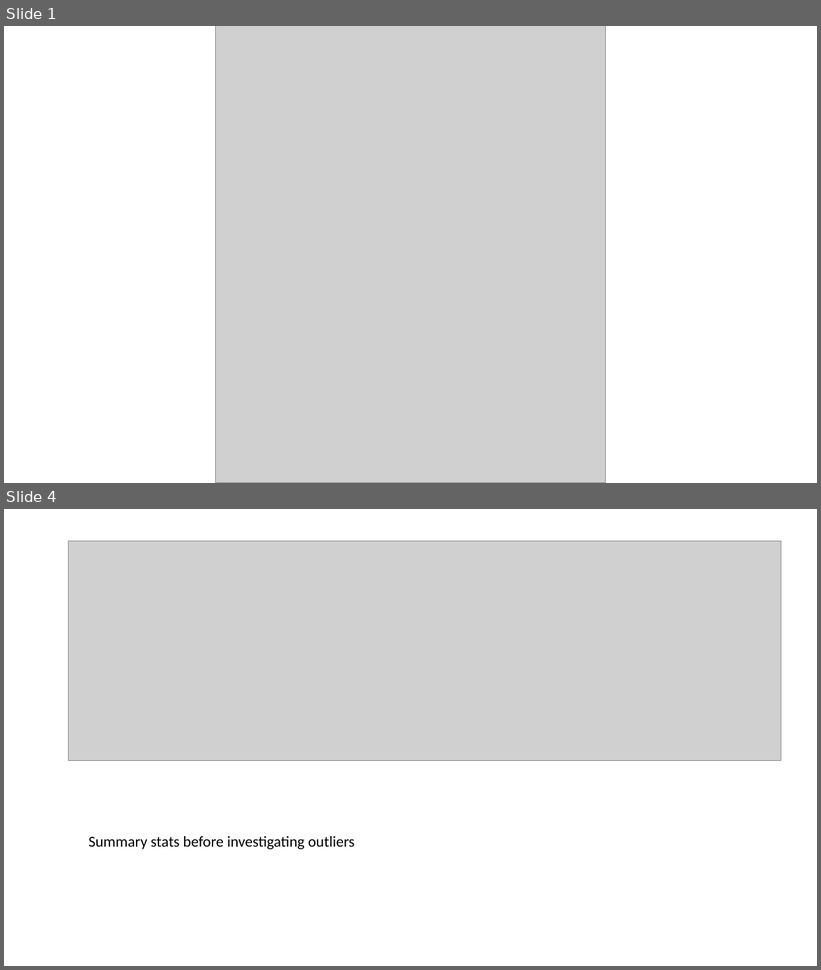
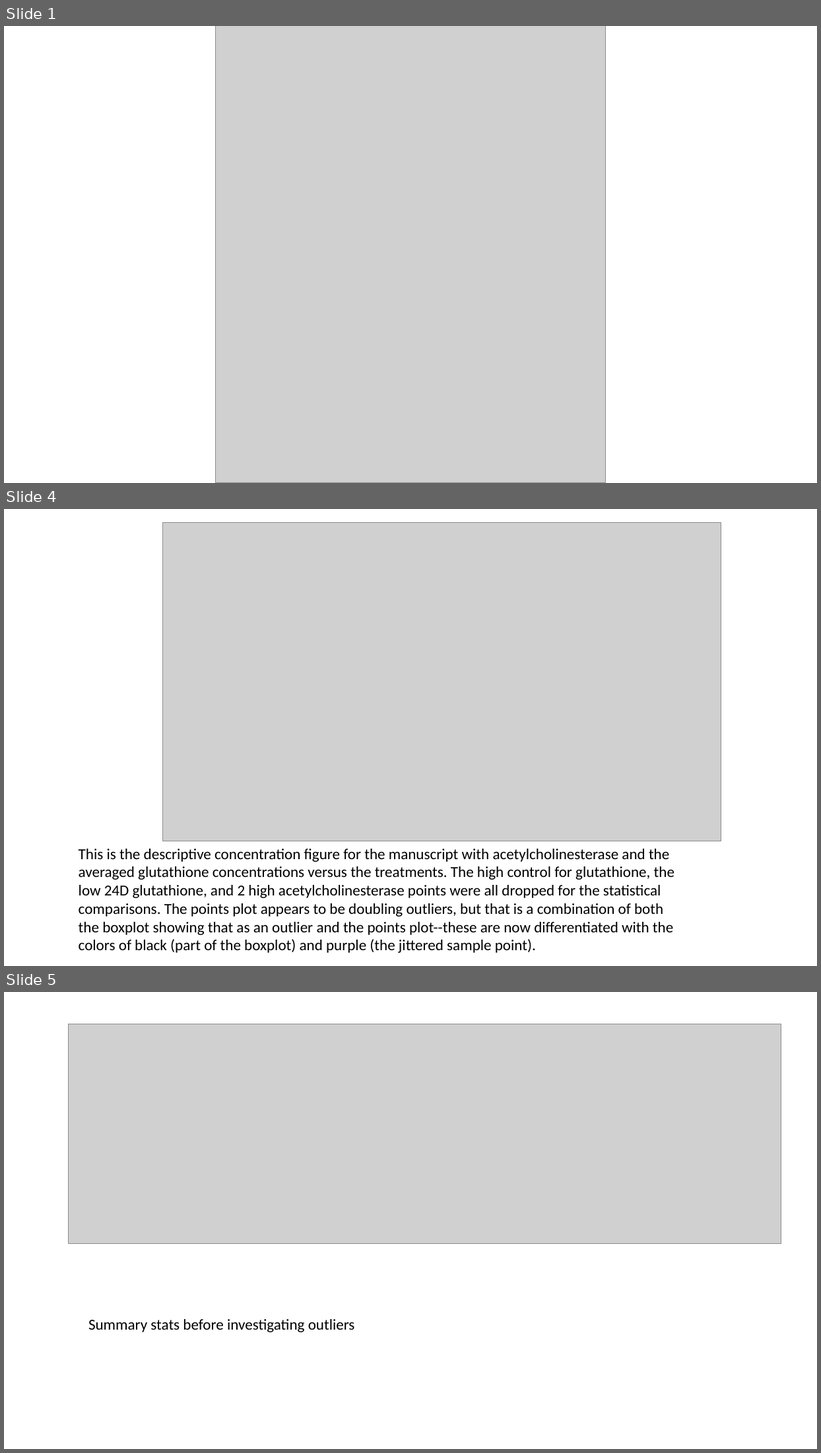
Before and after one commit to amphibian-exeff/vanmeter_salamander_exposures, a slide deck: pptx/rvm_salamander_gsh_analyses.pptx. Shown one above the other, each under a label of ours: slides 1 and 4 before the commit, slides 1, 4 and 5 after it; the slides between them are not shown. The pictures are 821x970 and 821x1453 pixels, drawn with LibreOffice and Linux fonts; fonts in the diff are those of the drawing; grey boxes stand for pictures. Boxes give left, top, right and bottom in pixels: in the first picture for what was removed or moved away, otherwise in the second. Text is boxed around its words. In the diff, an @@ line names an element or a change of style, - is before the commit and + after.

```diff
--- a/pptx/rvm_salamander_gsh_analyses.pptx
+++ b/pptx/rvm_salamander_gsh_analyses.pptx
@@ slide 4 added at [4,509,817,966], background #FFFFFF @@
@@ picture added at [162,522,721,842] @@
@@ text added at [79,849,675,953], 18 pt, text #000000 @@
+This is the descriptive concentration figure for the manuscript with acetylcholinesterase and the averaged glutathione concentrations versus the treatments. The high control for glutathione, the low 24D glutathione, and 2 high acetylcholinesterase points were all dropped for the statistical comparisons. The points plot appears to be doubling outliers, but that is a combination of both the boxplot showing that as an outlier and the points plot--these are now differentiated with the colors of black (part of the boxplot) and purple (the jittered sample point).
@@ what was slide 4 is now slide 5 @@
```
Also in this commit, not shown: 2 slides changed, 1 other slide added, 3 other files.
